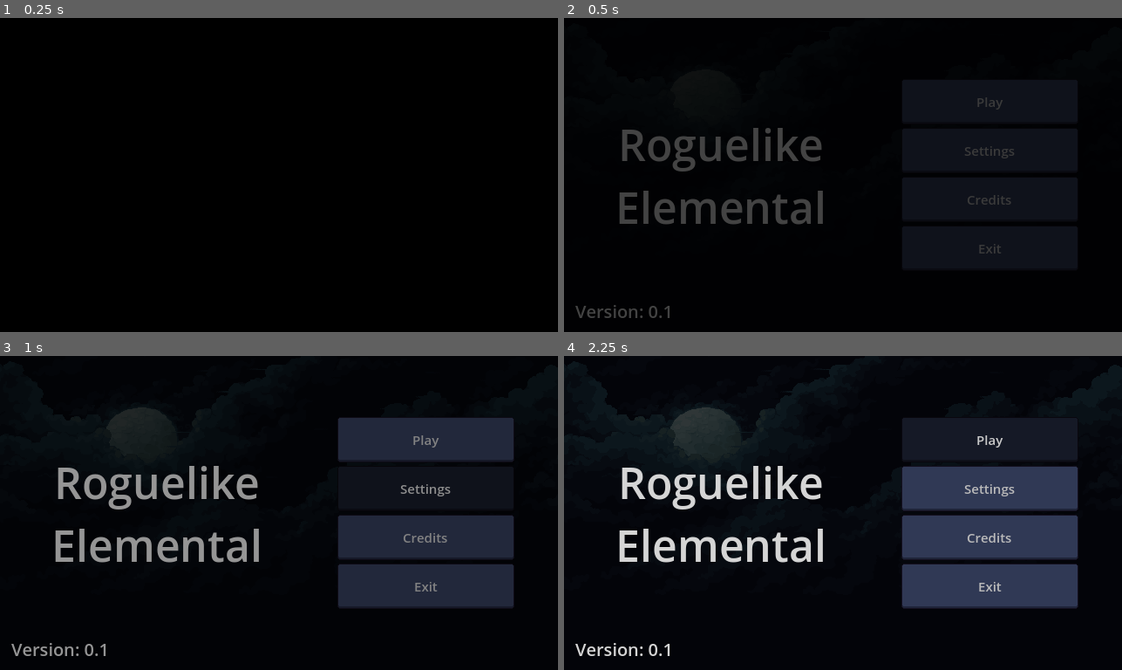
Above: before the commit, frames 1-4 (two rows, left to right).
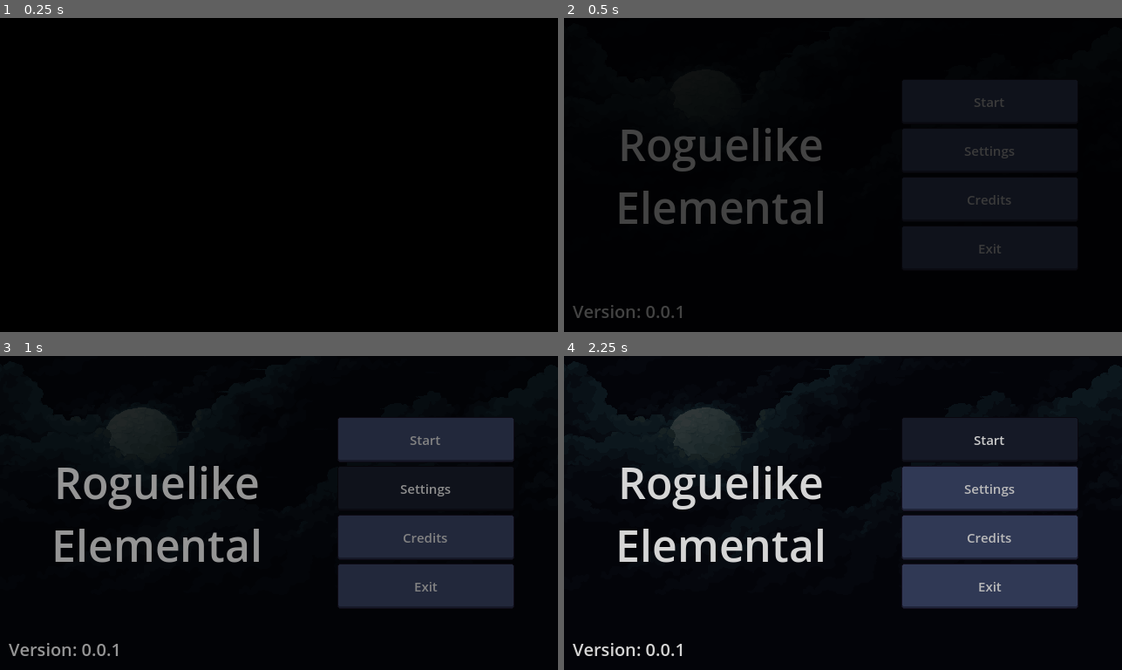
Above: after the commit, the same moments.

Repository: JulioEvencio/roguelike-elemental
Game: Godot game, scene res://scenes/screens/main_menu.tscn
The game is run twice, just before and just after one commit, with the same random seed, the same clock (stepped at 60 frames per second) and the same inputs.
Inputs:
- Up to frame 1 (0.25 s): no input
- Up to frame 2 (0.5 s): no input
- Up to frame 3 (1 s): click "Settings" at 0.5 s
- Up to frame 4 (2.25 s): click "Credits" at 1.25 s; click "Play" (after the commit: "Start") at 2 s

Frame 1 is identical in both runs. In frame 2, 0.4% of the frame differs, in the area x 1-79%, y 25-96%; in frame 3, 0.5%; in frame 4, 0.6%.

Commit message:
added: translations

Diff:
--- a/Roguelike Elemental/project.godot
+++ b/Roguelike Elemental/project.godot
@@ -11,6 +11,7 @@
 [application]
 
 config/name="Roguelike Elemental"
+config/version="0.0.1"
 run/main_scene="res://scenes/screens/main_menu.tscn"
 config/features=PackedStringArray("4.2", "GL Compatibility")
 config/icon="res://icon.svg"
@@ -68,6 +69,10 @@
 ]
 }
 
+[internationalization]
+
+locale/translations=PackedStringArray("res://translations/Roguelike Elemental.en.translation", "res://translations/Roguelike Elemental.es.translation", "res://translations/Roguelike Elemental.pt.translation")
+
 [layer_names]
 
 2d_physics/layer_1="player"
--- a/Roguelike Elemental/scenes/screens/main_menu.tscn
+++ b/Roguelike Elemental/scenes/screens/main_menu.tscn
@@ -63,7 +63,7 @@
 grow_vertical = 0
 theme = ExtResource("2_as670")
 theme_override_font_sizes/font_size = 20
-text = "Version: 0.1"
+text = "Version: 0.0.1"
 horizontal_alignment = 1
 vertical_alignment = 1
 
@@ -82,23 +82,23 @@
 grow_vertical = 2
 alignment = 1
 
-[node name="Play" parent="Filter/Buttons" instance=ExtResource("4_b0ucp")]
+[node name="Start" parent="Filter/Buttons" instance=ExtResource("4_b0ucp")]
 layout_mode = 2
-text = "Play"
+text = "$_START"
 
 [node name="Settings" parent="Filter/Buttons" instance=ExtResource("4_b0ucp")]
 layout_mode = 2
-text = "Settings"
+text = "$_SETTINGS"
 
 [node name="Credits" parent="Filter/Buttons" instance=ExtResource("4_b0ucp")]
 layout_mode = 2
-text = "Credits"
+text = "$_CREDITS"
 
 [node name="Exit" parent="Filter/Buttons" instance=ExtResource("4_b0ucp")]
 layout_mode = 2
-text = "Exit"
+text = "$_EXIT"
 
-[connection signal="pressed" from="Filter/Buttons/Play" to="." method="_on_play_pressed"]
+[connection signal="pressed" from="Filter/Buttons/Start" to="." method="_on_play_pressed"]
 [connection signal="pressed" from="Filter/Buttons/Settings" to="." method="_on_settings_pressed"]
 [connection signal="pressed" from="Filter/Buttons/Credits" to="." method="_on_credits_pressed"]
 [connection signal="pressed" from="Filter/Buttons/Exit" to="." method="_on_exit_pressed"]
--- /dev/null
+++ b/Roguelike Elemental/translations/Roguelike Elemental.csv
@@ -0,0 +1,5 @@
+,en,pt,es
+$_START,Start,Jogar,Jugar
+$_SETTINGS,Settings,Configurações,Ajustes
+$_CREDITS,Credits,Créditos,Créditos
+$_EXIT,Exit,Sair,Salir
Not shown, added: Roguelike Elemental/translations/Roguelike Elemental.csv.import
Binary file added: Roguelike Elemental/translations/Roguelike Elemental.en.translation
Binary file added: Roguelike Elemental/translations/Roguelike Elemental.es.translation
Binary file added: Roguelike Elemental/translations/Roguelike Elemental.pt.translation
